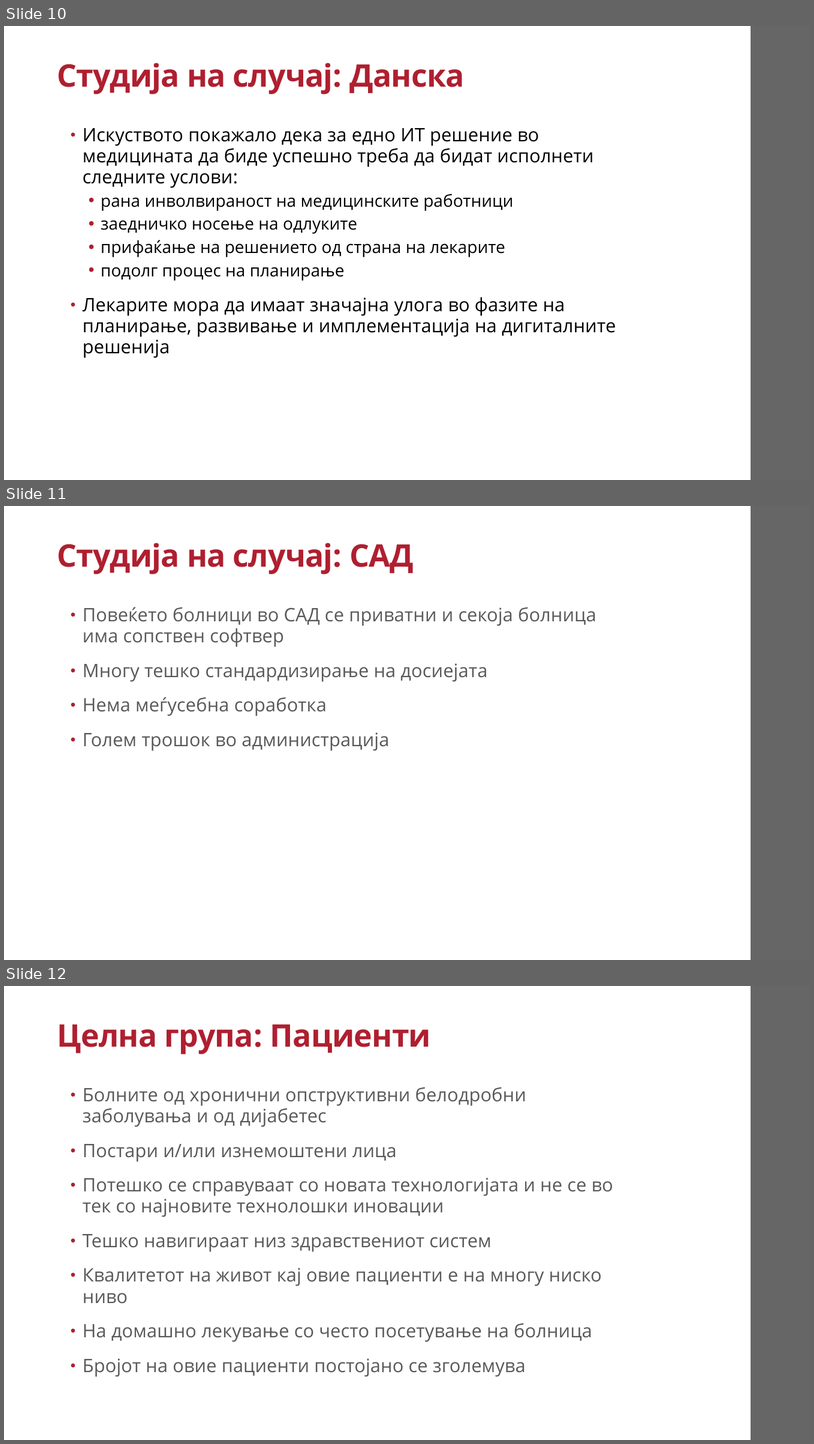
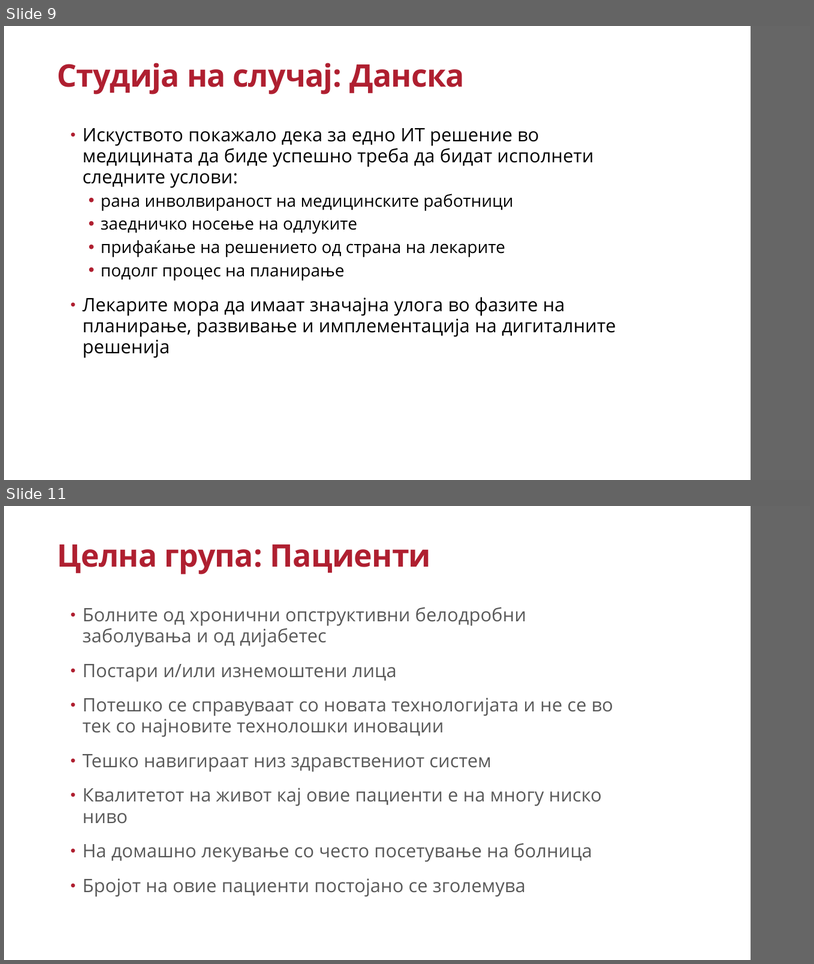
Before and after one commit to AlenDosev/Master, a slide deck: Masters.pptx. Shown one above the other, each under a label of ours: slides 10, 11 and 12 before the commit, slides 9 and 11 after it; the slides between them are not shown. The pictures are 814x1444 and 814x964 pixels, drawn with LibreOffice and Linux fonts; fonts in the diff are those of the drawing; background and template pictures are left out. Boxes give left, top, right and bottom in pixels: in the first picture for what was removed or moved away, otherwise in the second. Text is boxed around its words. In the diff, an @@ line names an element or a change of style, - is before the commit and + after.

```diff
--- a/Masters.pptx
+++ b/Masters.pptx
@@ slide 11 removed at box(4, 506, 810, 960), background picture (left out); not listed: 1 template element that a slide beside it also shows @@
@@ title removed at box(57, 543, 414, 574) @@
-Студија на случај: САД
@@ text removed at box(83, 607, 597, 751) @@
-• Повеќето болници во САД се приватни и секоја болница има сопствен софтвер
-• Многу тешко стандардизирање на досиејата
-• Нема меѓусебна соработка
-• Голем трошок во администрација
@@ what was slide 10 is now slide 9 @@
@@ what was slide 12 is now slide 11 @@
```
Also in this commit, not shown: 5 slides changed, 3 other slides removed, 1 other file.
